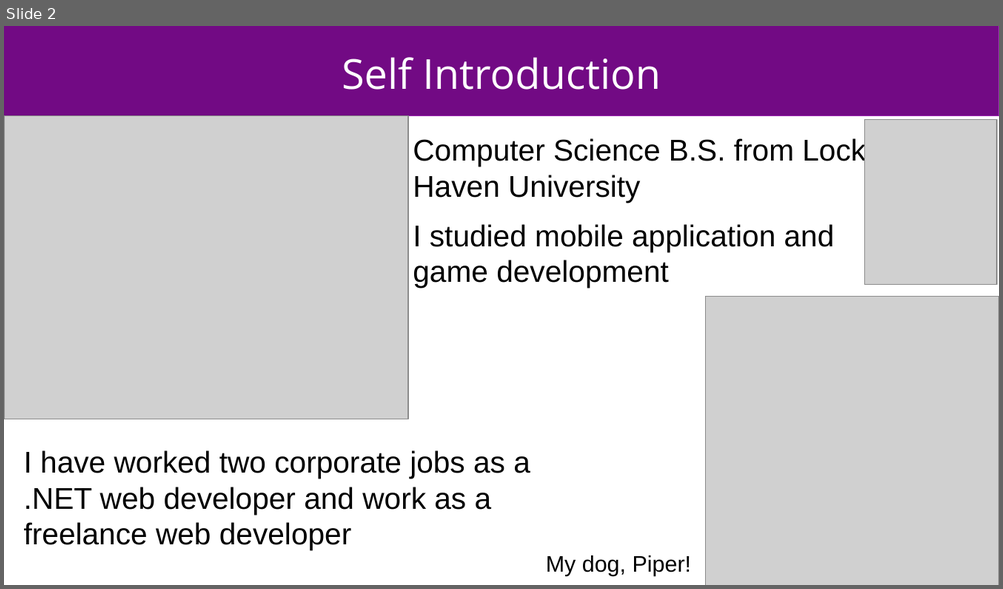
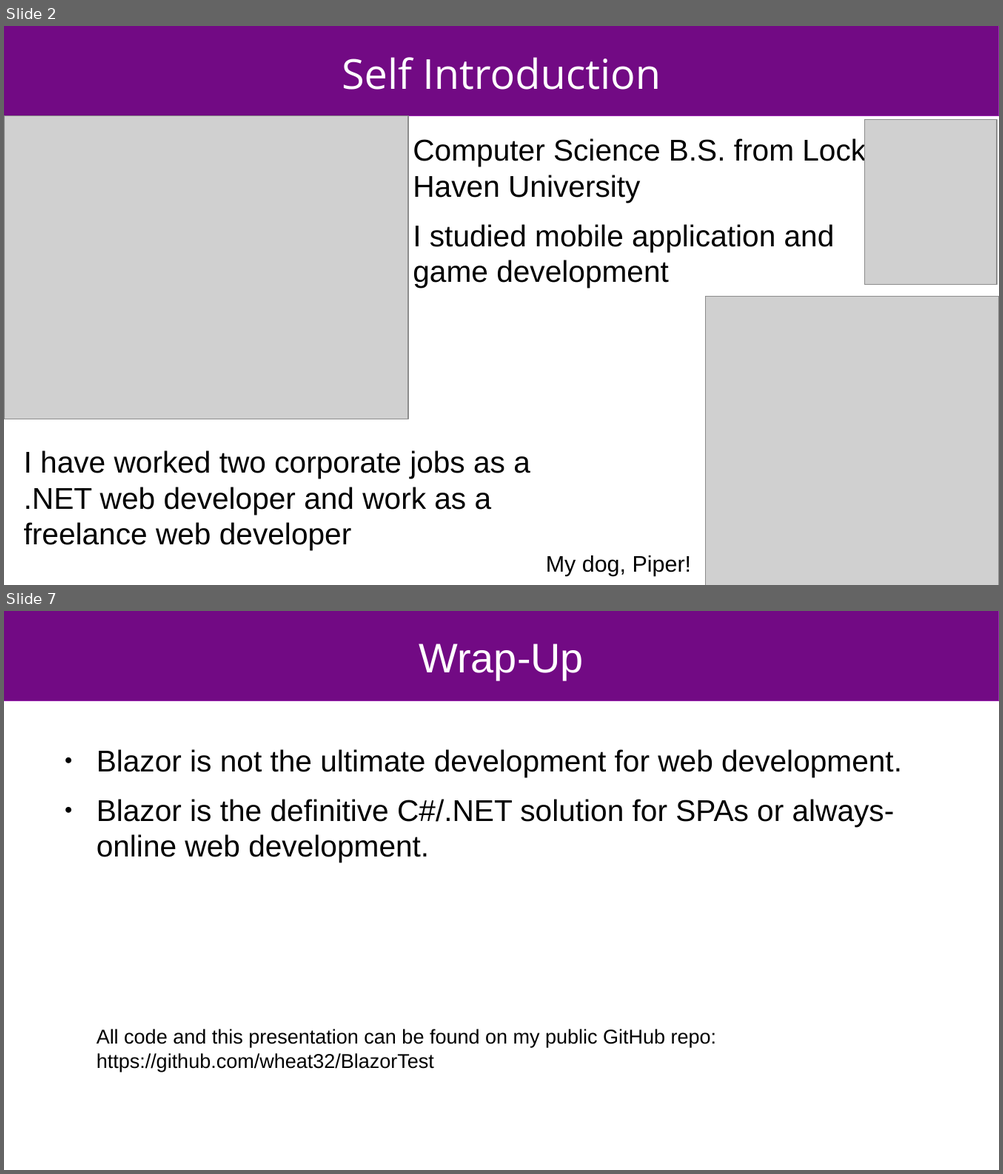
Before and after one commit to wheat32/BlazorTest, a slide deck: blazor_short.odp. Shown one above the other, each under a label of ours: slide 2 before the commit, slides 2 and 7 after it; the slides between them are not shown. The pictures are 1003x589 and 1003x1174 pixels, drawn with LibreOffice and Linux fonts; fonts in the diff are those of the drawing; grey boxes stand for pictures. Boxes give left, top, right and bottom in pixels: in the first picture for what was removed or moved away, otherwise in the second. Text is boxed around its words. In the diff, an @@ line names an element or a change of style, - is before the commit and + after.

```diff
--- a/blazor_short.odp
+++ b/blazor_short.odp
@@ slide 7 added at bbox=[4, 611, 999, 1170], background #FFFFFF; not listed: 1 template element that a slide beside it also shows @@
@@ title added at bbox=[419, 644, 583, 680], 33 pt, text #FFFFFF @@
+Wrap-Up
@@ text added at bbox=[96, 749, 902, 1072], 24 pt, text #000000 @@
+● Blazor is not the ultimate development for web development.
+● Blazor is the definitive C#/.NET solution for SPAs or always-online web development.
+All code and this presentation can be found on my public GitHub repo: https://github.com/wheat32/BlazorTest
```
Also in this commit, not shown: 4 slides changed, 1 other slide added, 4 other files.
